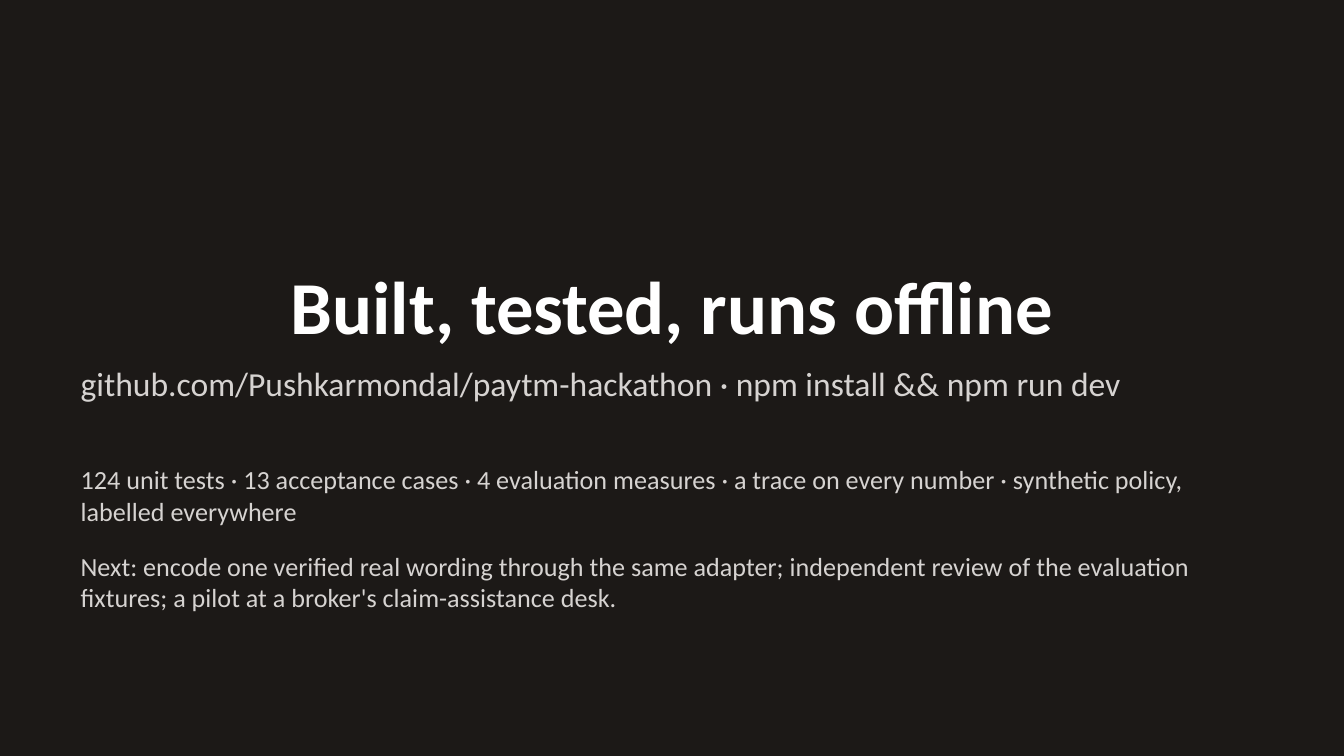
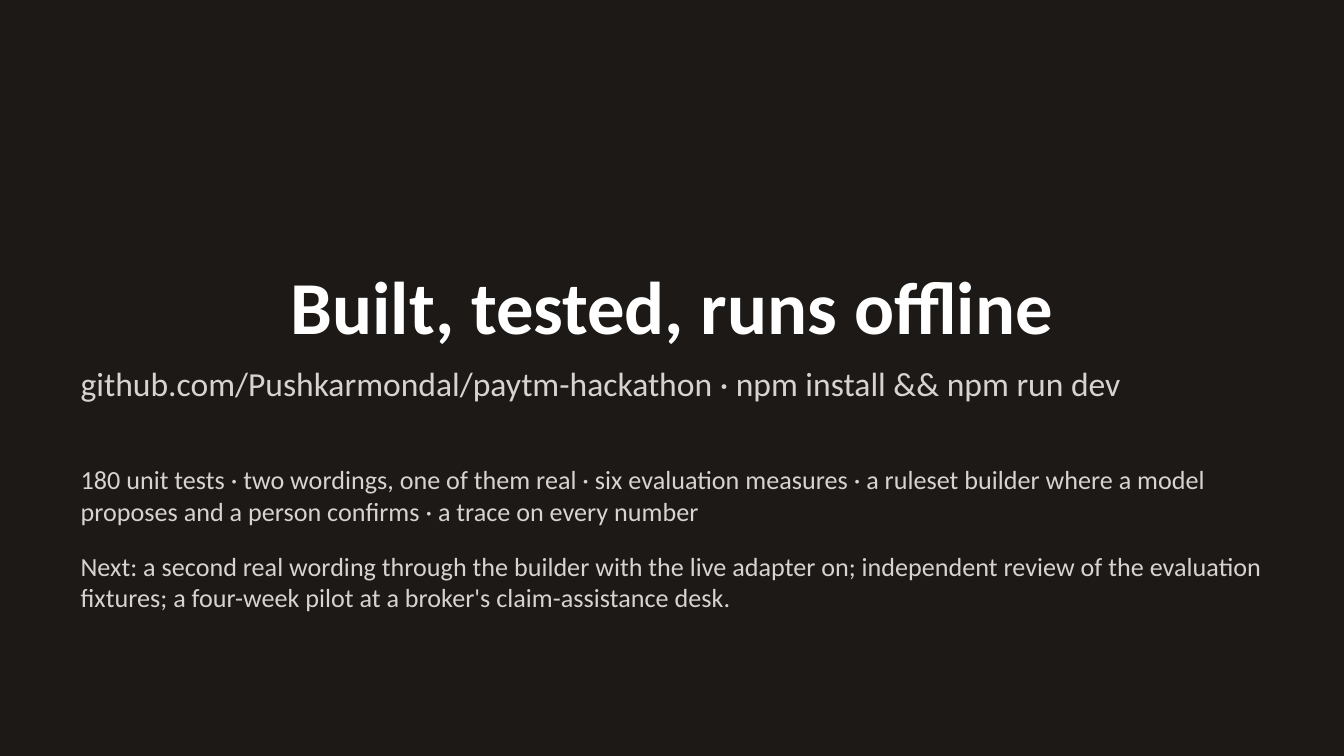
Before and after one commit to Pushkarmondal/paytm-hackathon, a slide deck: slide 8 of docs/deck/claim-sach-deck.pptx. Drawn at 1344x756 pixels with LibreOffice and Linux fonts; fonts in the diff are those of the drawing. Boxes give left, top, right and bottom in pixels: in the first picture for what was removed or moved away, otherwise in the second. Text is boxed around its words. In the diff, an @@ line names an element or a change of style, - is before the commit and + after.

Commit message:
docs(deck): v2 deck: two wordings, the ruleset builder, six measures, new screenshots

```diff
--- a/docs/deck/claim-sach-deck.pptx
+++ b/docs/deck/claim-sach-deck.pptx
@@ text at (x1=81, y1=471, x2=1261, y2=611): text changed @@
-124 unit tests · 13 acceptance cases · 4 evaluation measures · a trace on every number · synthetic policy, labelled everywhere
-Next: encode one verified real wording through the same adapter; independent review of the evaluation fixtures; a pilot at a broker's claim-assistance desk.
+180 unit tests · two wordings, one of them real · six evaluation measures · a ruleset builder where a model proposes and a person confirms · a trace on every number
+Next: a second real wording through the builder with the live adapter on; independent review of the evaluation fixtures; a four-week pilot at a broker's claim-assistance desk.
```
Also in this commit, not shown: 5 other slides changed, 7 other files.
